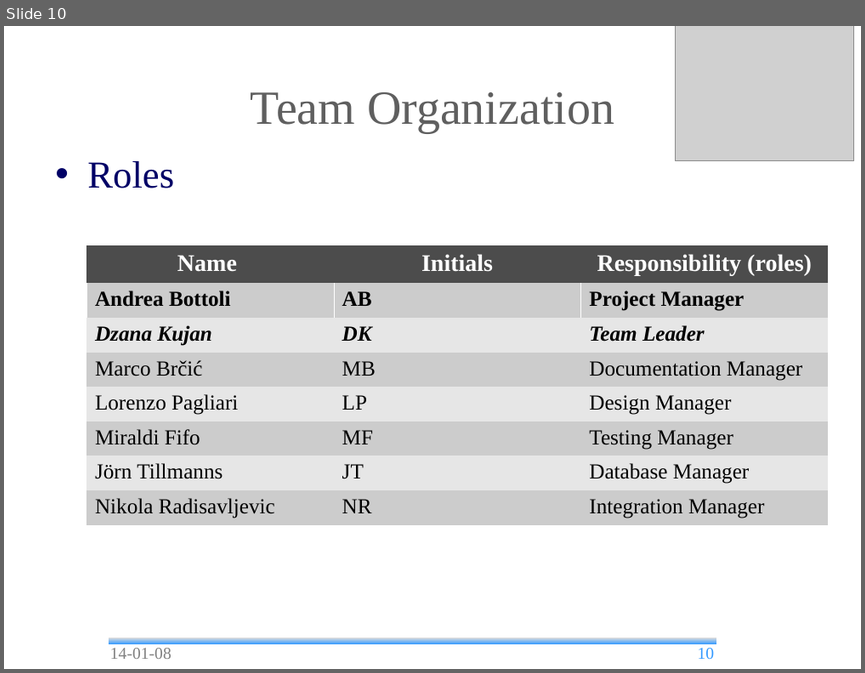
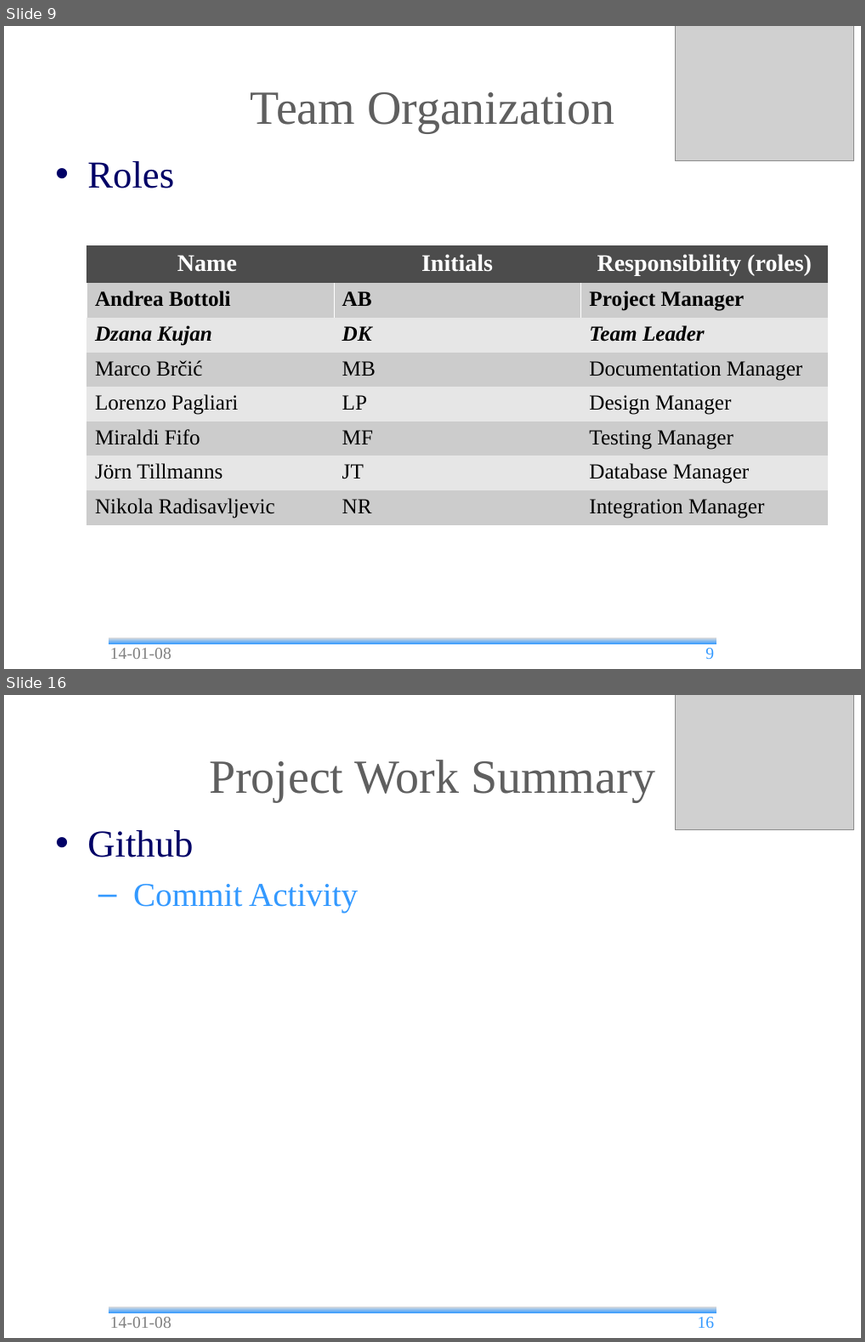
Before and after one commit to andrea-bottoli/DSD, a slide deck: Documentation/Presentations/Final_Presentation.odp. Shown one above the other, each under a label of ours: slide 10 before the commit, slides 9 and 16 after it; the slides between them are not shown. The pictures are 865x673 and 865x1342 pixels, drawn with LibreOffice and Linux fonts; fonts in the diff are those of the drawing; grey boxes stand for pictures; background and template pictures are left out. Boxes give left, top, right and bottom in pixels: in the first picture for what was removed or moved away, otherwise in the second. Text is boxed around its words. In the diff, an @@ line names an element or a change of style, - is before the commit and + after.

```diff
--- a/Documentation/Presentations/Final_Presentation.odp
+++ b/Documentation/Presentations/Final_Presentation.odp
@@ slide 16 added at [4,695,861,1338], background #FFFFFF; not listed: 1 template element that a slide beside it also shows @@
@@ picture added at [675,695,853,829] @@
@@ title added at [209,760,656,802], 40 pt, text #5F5F5F @@
+Project Work Summary
@@ text added at [87,830,358,913], 28 pt, text #3399FF @@
+• Github
+  – Commit Activity
@@ text added at [110,1316,171,1327], 14 pt, text #808080 @@
+14-01-08
@@ page number added at [698,1316,715,1327], 14 pt, text #3399FF @@
+16
@@ what was slide 10 is now slide 9 @@
@@ page number at [705,647,714,658]: text changed @@
-10
+9
```
Also in this commit, not shown: 2 slides changed, 19 other slides added, 1 other file.
